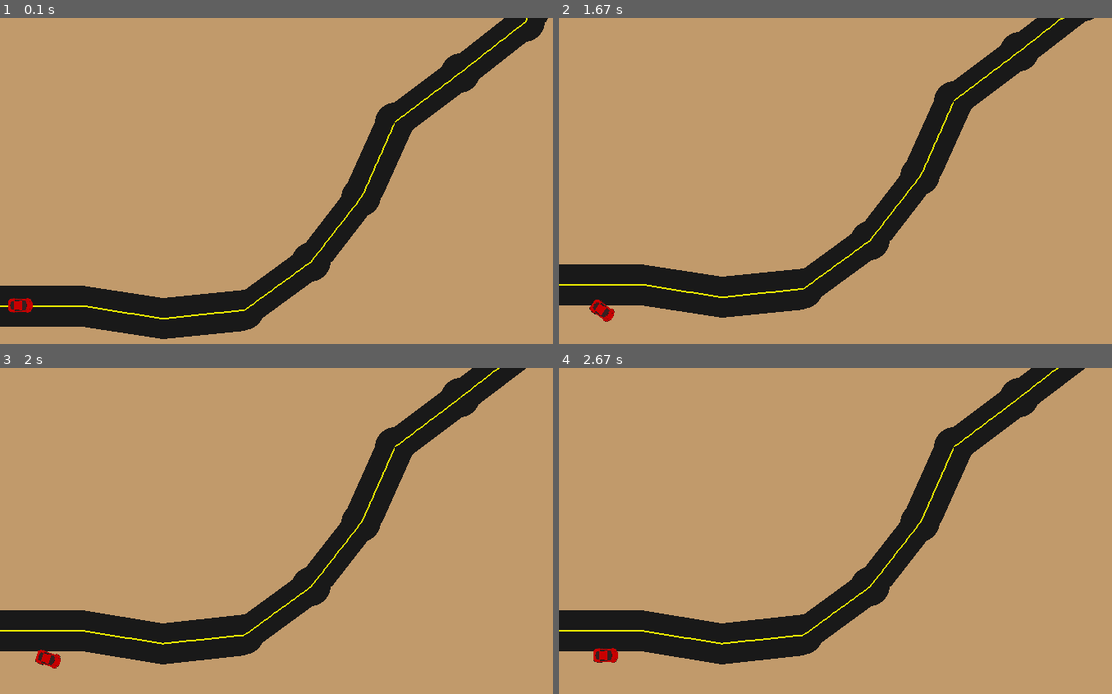
Above: before the commit, frames 1-4 (two rows, left to right).
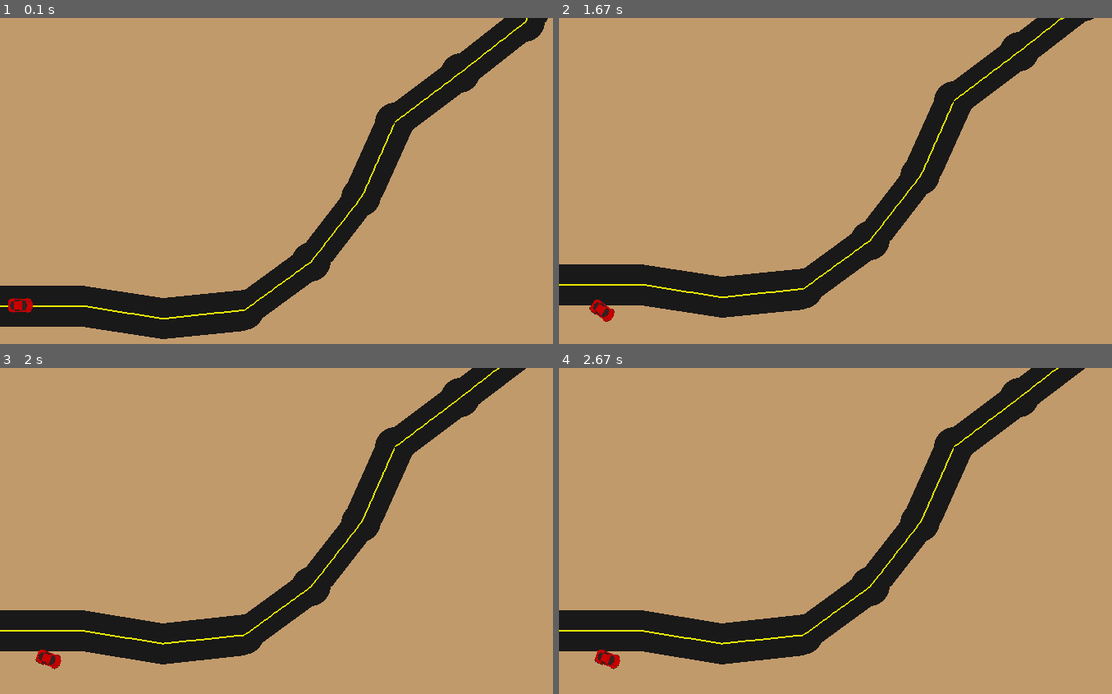
Above: after the commit, the same moments.

Repository: unknowncz/pygamething
Game: pygame game, started from main.py
Two runs of this game, one before a commit and one after it. Both use one fixed random seed, a clock stepped at 60 frames per second and the inputs below.
Inputs:
- Up to frame 1 (0.1 s): no input
- Up to frame 2 (1.67 s): hold Right 0.33-0.8 s; hold Right 0.83-1.3 s; tap Space at 0.9, 1.2, 1.4 s; hold Left from 1.33 s (still down)
- Up to frame 3 (2 s): tap Space at 1.7, 1.97 s; release Left at 1.87 s; hold Left from 1.9 s (still down)
- Up to frame 4 (2.67 s): tap Space at 2.27 s; release Left at 2.3 s

Frames 1-2 are identical in both runs. In frame 3, less than 0.1% of the frame differs, in the area x 6-12%, y 86-93%; in frame 4, 0.2%, in the area x 6-12%, y 85-93%.

Commit message:
Player post death rotation fix
Fixed player being able to turn after win/loss

Diff:
--- a/main.py
+++ b/main.py
@@ -170,10 +170,12 @@
     # event handlers - turn left, turn right
     def left_key():
         global g
-        g.gameobjects[-1].angle = (g.gameobjects[-1].angle - 1 + 360) % 360
+        if g.gameobjects[-1].speed > 0:
+            g.gameobjects[-1].angle = (g.gameobjects[-1].angle - 1 + 360) % 360
     def right_key():
         global g
-        g.gameobjects[-1].angle = (g.gameobjects[-1].angle + 1 + 360) % 360
+        if g.gameobjects[-1].speed > 0:
+            g.gameobjects[-1].angle = (g.gameobjects[-1].angle + 1 + 360) % 360
     def space_key():
         global g
         g.gameobjects[-1].started = True
